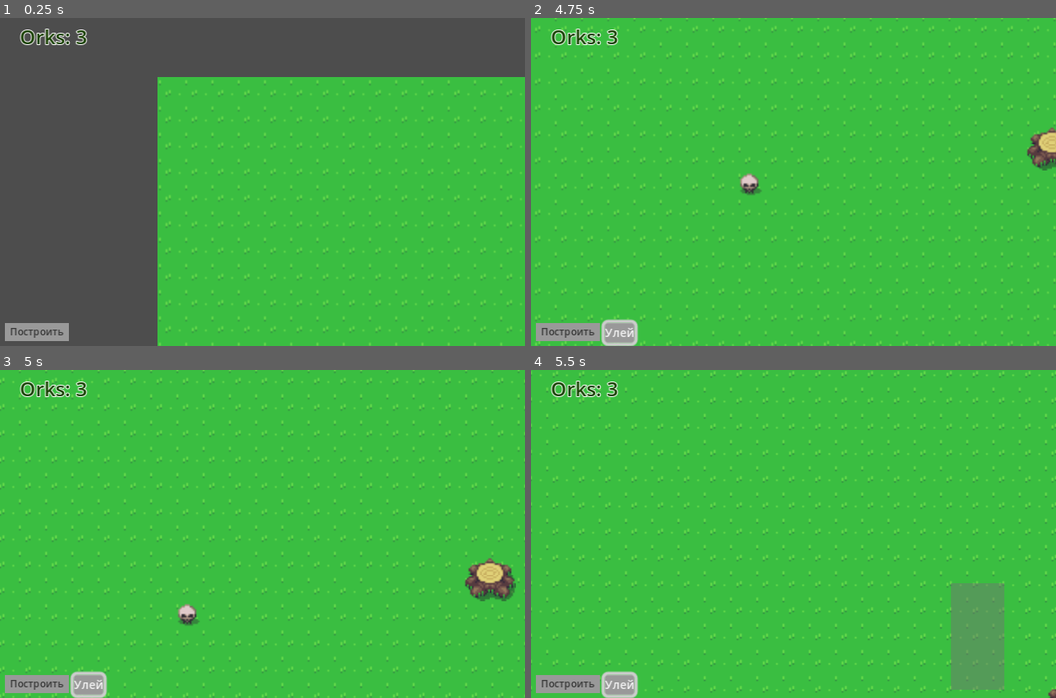
Above: before the commit, frames 1-4 (two rows, left to right).
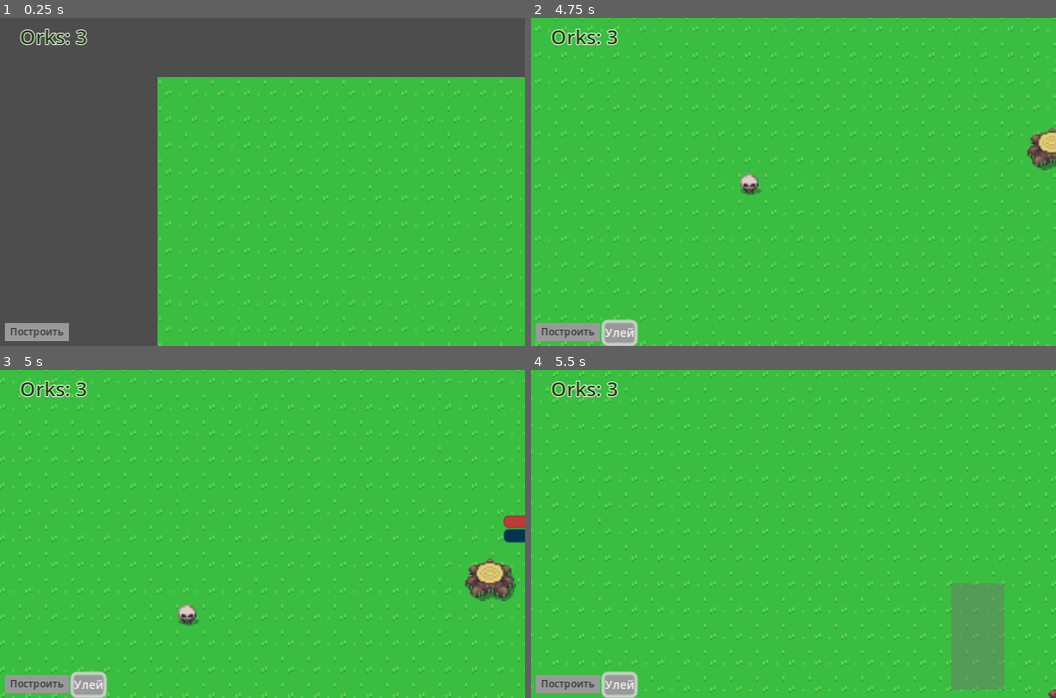
Above: after the commit, the same moments.

Repository: BurntRobot/ork-goddess
Game: Godot game, scene res://world.tscn
The game is run twice, just before and just after one commit, with the same random seed, the same clock (stepped at 60 frames per second) and the same inputs.
Inputs (mouse positions are in pixels of both pictures, inside the frame that each line leads up to):
- Up to frame 1 (0.25 s): no input
- Up to frame 2 (4.75 s): click "Построить" at 0.5 s; click "Улей" at 1.25 s; tap Enter at 2 s; move the mouse to (909, 165) at 2.02 s; press the mouse at (909, 165) at 2.03 s; hold D (right) 2.03-2.78 s; move the mouse to (688, 198) at 2.77 s; release the mouse at (688, 198) at 2.78 s; hold S (down) 2.78-3.53 s; click (688, 198) at 2.85 s; move the mouse to (846, 109) at 3.52 s; press the mouse at (846, 109) at 3.53 s; hold D (right) 3.53-4.28 s; move the mouse to (767, 247) at 4.27 s; release the mouse at (767, 247) at 4.28 s; hold W (up) from 4.28 s (still down); click (767, 247) at 4.35 s
- Up to frame 3 (5 s): keep holding W (up)
- Up to frame 4 (5.5 s): move the mouse to (951, 583) at 5.02 s; release W (up) at 5.03 s; press the mouse at (951, 583) at 5.03 s; hold A (left) from 5.03 s (still down)

Frames 1-2 are identical in both runs. In frame 3, 0.3% of the frame differs, in the area x 95-100%, y 44-53%; in frame 4, nothing differs.

Commit message:
Added simple loatering.

Diff:
--- a/Units/ork.gd
+++ b/Units/ork.gd
@@ -16,7 +16,21 @@
 var max_zoom_multiplier = 2.0 # брать из скрипта камеры
 var health_boost = 30
 
+@export var speed = 50
+@onready var target = position
+
+func _physics_process(delta):
+	velocity = position.direction_to(target) * speed
+	if position.distance_to(target) > 10:
+		move_and_slide()
+	else:
+		target = new_target()
+
+func new_target():
+	return position + Vector2(randi_range(-100, 100), randi_range(-100, 100))
+
 func _ready():
+	randomize()
 	attention_bar.value = attention
 	health_bar.value = health
 
